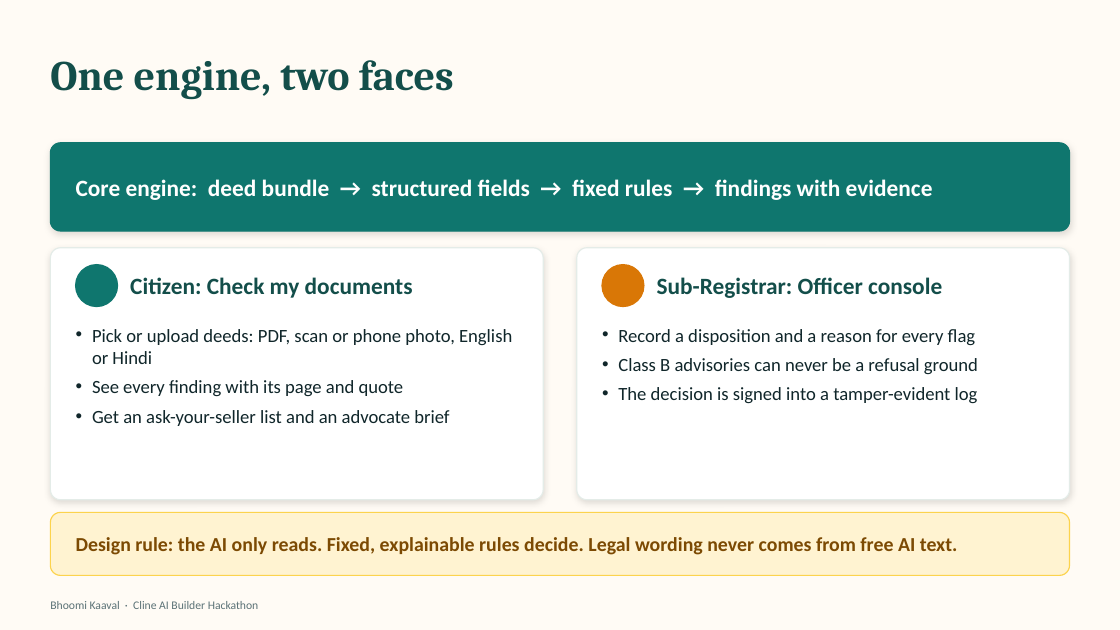
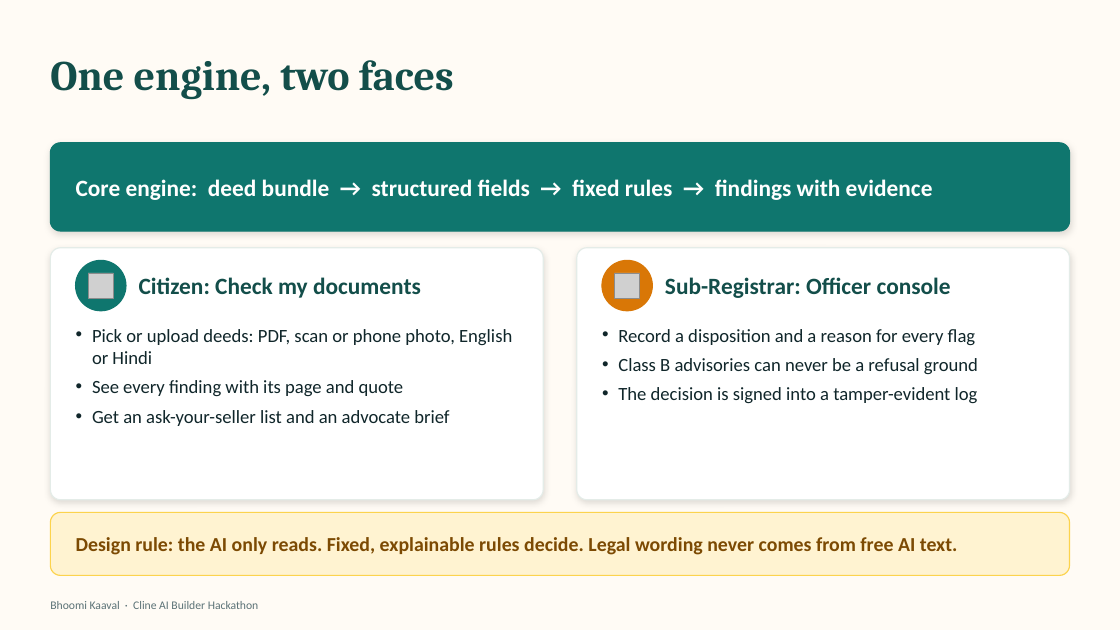
Before and after one commit to hardik23jain-glitch/ClueLess, a slide deck: slide 3 of docs/Bhoomi_Kaaval_Deck.pptx. Drawn at 1120x630 pixels with LibreOffice and Linux fonts; fonts in the diff are those of the drawing; grey boxes stand for pictures. Boxes give left, top, right and bottom in pixels: in the first picture for what was removed or moved away, otherwise in the second. Text is boxed around its words. In the diff, an @@ line names an element or a change of style, - is before the commit and + after.

Commit message:
docs: deck with icons and real app screenshots (16 slides), PDF re-exported

```diff
--- a/docs/Bhoomi_Kaaval_Deck.pptx
+++ b/docs/Bhoomi_Kaaval_Deck.pptx
@@ ellipse resized from (x1=76, y1=265, x2=118, y2=307) to (x1=76, y1=260, x2=126, y2=311) @@
@@ text "Citizen: Check my documents" moved from (x1=130, y1=277, x2=413, y2=298) to (x1=139, y1=277, x2=421, y2=298) @@
@@ ellipse resized from (x1=602, y1=265, x2=644, y2=307) to (x1=602, y1=260, x2=653, y2=311) @@
@@ text "Sub-Registrar: Officer console" moved from (x1=657, y1=277, x2=942, y2=298) to (x1=665, y1=277, x2=951, y2=298) @@
@@ picture added at (x1=88, y1=273, x2=113, y2=298) @@
@@ picture added at (x1=615, y1=273, x2=640, y2=298) @@
```
Also in this commit, not shown: 10 other slides changed, 1 slide added, 1 other file.
